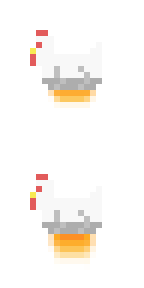
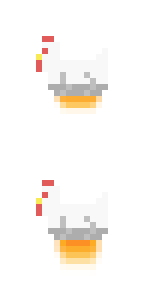
Layers edited between the first and the second 144×288 image:
painted on "Copie de Avion 1" over <box>30,30,108,276</box>
